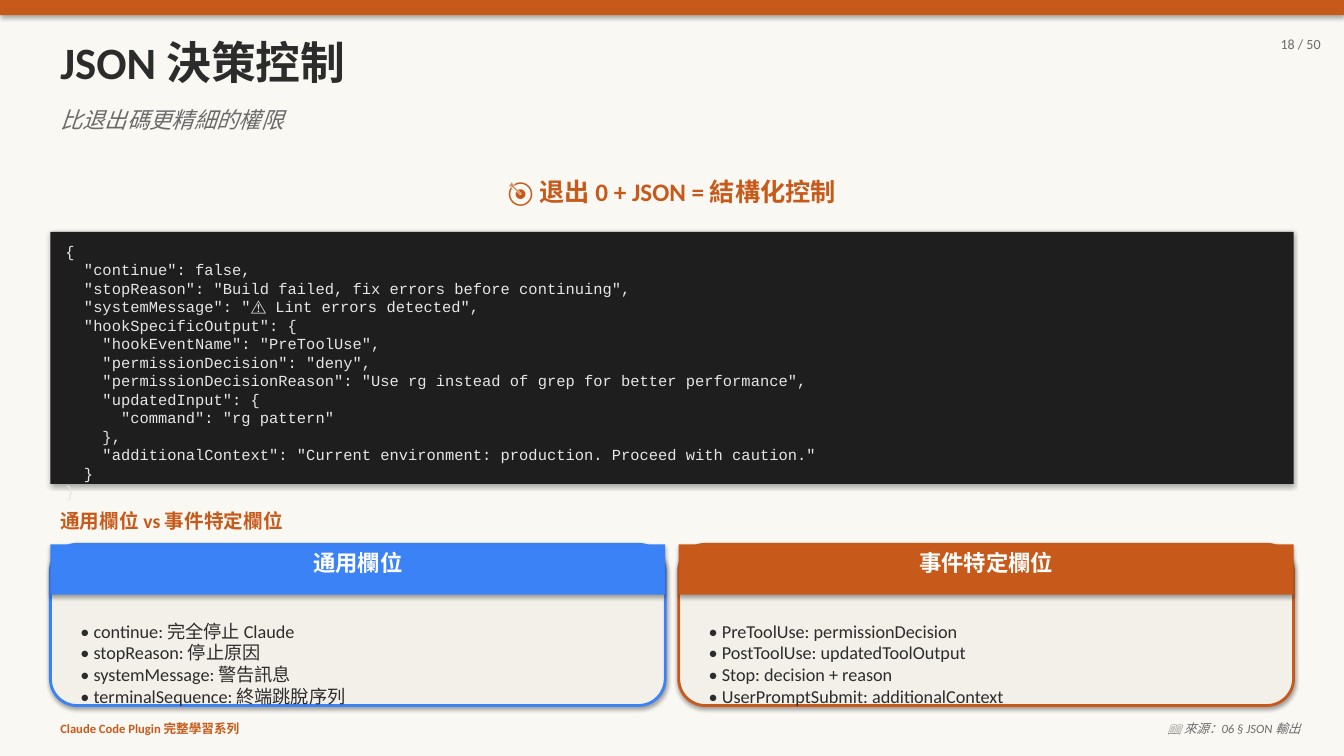
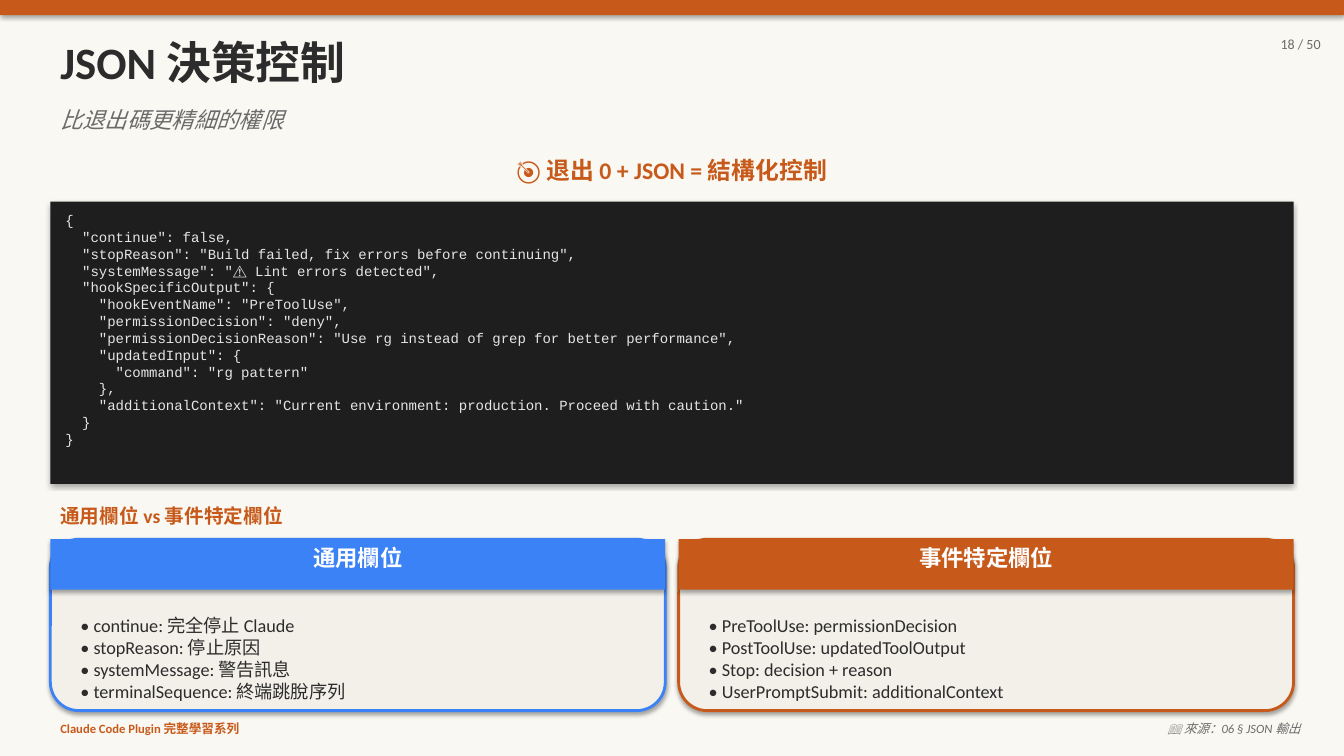
Before and after one commit to kcf7012/pi-proj, a slide deck: slide 18 of 06-hooks.pptx. Drawn at 1344x756 pixels with LibreOffice and Linux fonts; fonts in the diff are those of the drawing. Boxes give left, top, right and bottom in pixels: in the first picture for what was removed or moved away, otherwise in the second. Text is boxed around its words. In the diff, an @@ line names an element or a change of style, - is before the commit and + after.

```diff
--- a/06-hooks.pptx
+++ b/06-hooks.pptx
@@ text "🎯 退出 0 + JSON ...": place and size @@
-text "🎯 退出 0 + JSON ..." at [539, 179, 836, 204]
+text "🎯 退出 0 + JSON ..." at [546, 158, 827, 181]
@@ text "🎯 退出 0 + JSON ..." at [546, 158, 827, 181]: size 18 to 17 pt @@
@@ text "{": place and size @@
-text "{" at [84, 264, 815, 463]
+text "{" at [82, 232, 743, 413]
@@ text "{" at [82, 232, 743, 413]: size 11 to 10 pt @@
@@ rectangle: place and size @@
-rectangle at [50, 232, 1294, 484]
+rectangle at [50, 202, 1294, 484]
@@ rounded rectangle: place and size @@
-rounded rectangle at [50, 544, 665, 706]
+rounded rectangle at [50, 539, 665, 711]
@@ 3 texts, 2 rectangles: place and size @@
-3 texts, 2 rectangles at [50, 511, 1294, 595]
+3 texts, 2 rectangles at [50, 506, 1294, 590]
@@ rounded rectangle: place and size @@
-rounded rectangle at [679, 544, 1294, 706]
+rounded rectangle at [679, 539, 1294, 711]
@@ text "• continue: 完全停止 Claude": place and size @@
-text "• continue: 完全停止 Claude" at [94, 622, 346, 708]
+text "• continue: 完全停止 Claude" at [94, 616, 346, 701]
@@ text "• PreToolUse: permissionDecision": place and size @@
-text "• PreToolUse: permissionDecision" at [722, 625, 1003, 708]
+text "• PreToolUse: permissionDecision" at [722, 619, 1003, 701]
```
Also in this commit, not shown: 13 other slides changed, 3 other files.
